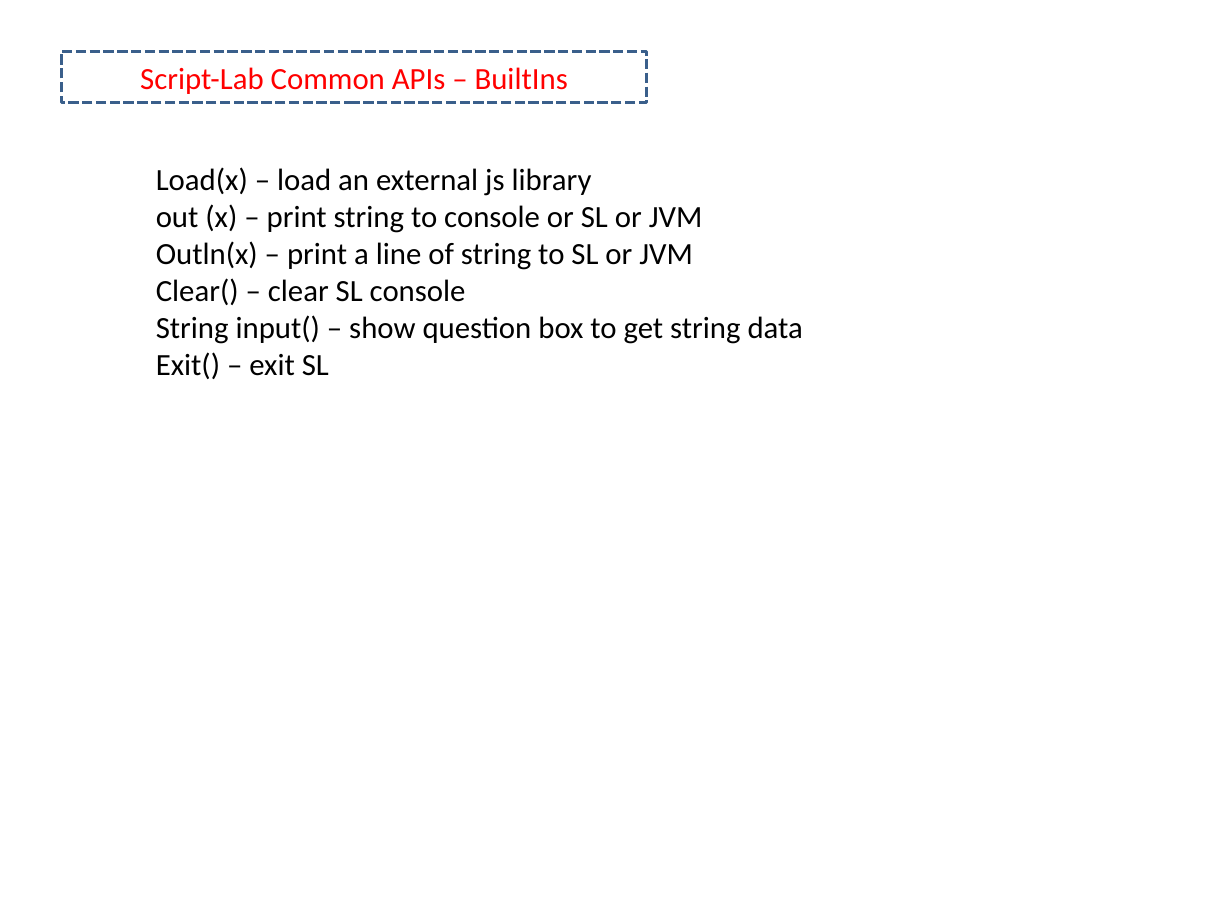
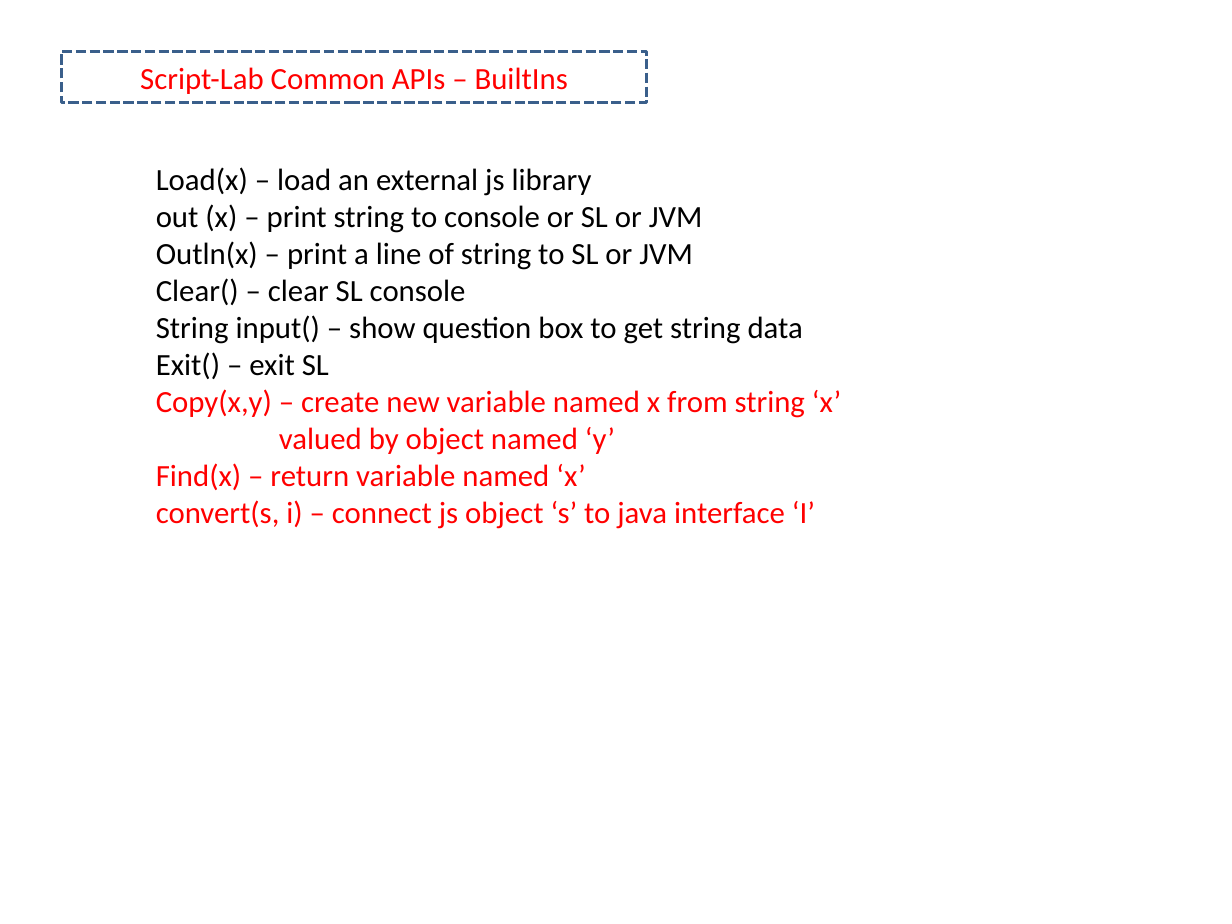
Before and after one commit to truongdao/Scripting-Lab, a slide deck: slide 10 of TaskWizard.pptx. Drawn at 1232x924 pixels with LibreOffice and Linux fonts; fonts in the diff are those of the drawing. Boxes give left, top, right and bottom in pixels: in the first picture for what was removed or moved away, otherwise in the second. Text is boxed around its words. In the diff, an @@ line names an element or a change of style, - is before the commit and + after.

Commit message:
added some features: 1. built-ins: Copy(x,y), Find(x), convert(s, i) 2. added forms.js library, completed event binding

```diff
--- a/TaskWizard.pptx
+++ b/TaskWizard.pptx
@@ text at box(156, 389, 841, 529): paragraphs added @@
+Copy(x,y) – create new variable named x from string ‘x’
+valued by object named ‘y’
+Find(x) – return variable named ‘x’
+convert(s, i) – connect js object ‘s’ to java interface ‘I’
```
Also in this commit, not shown: 5 other files.
